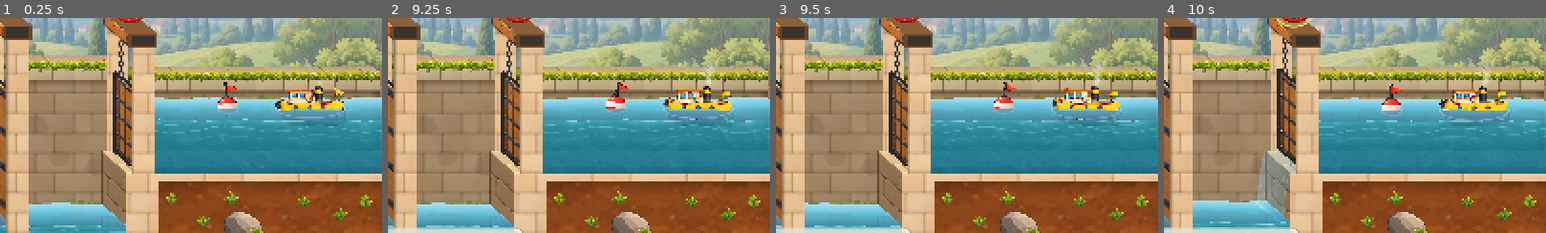
Above: before the commit, frames 1-4 (left to right).
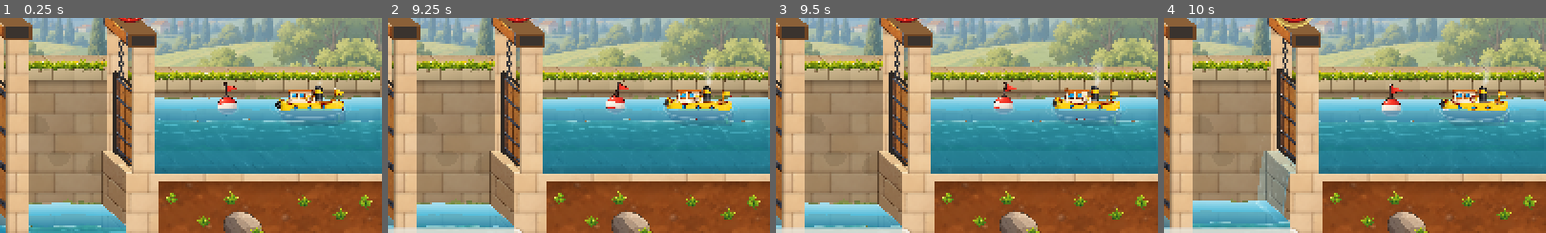
Above: after the commit, the same moments.

Repository: VincentDebaty/station
Game: Godot game, scene res://principal.tscn
Same seed, same stepped clock (60 frames per second), same inputs: the game is played once before the commit and once after it.
Inputs (mouse positions are % of the whole screen's width and height, from its top left):
- Up to frame 1 (0.25 s): no input
- Up to frame 2 (9.25 s): click (95, 92) at 0.5 s; click (5, 92) at 1.25 s; click "Valeurs de départ" at 2 s; click (95, 92) at 2.75 s; click (5, 92) at 3.52 s; click (95, 92) at 4.25 s; click (5, 92) at 5 s; click "Valeurs de départ" at 5.75 s; click "Valeurs de départ" at 6.5 s; move the mouse to (45, 70) at 7.27 s; click (45, 70) at 7.42 s; drag from (80, 65) to (45, 70) at 8.02 s; move the mouse to (20, 35) at 8.77 s; click (20, 35) at 8.92 s
- Up to frame 3 (9.5 s): no input
- Up to frame 4 (10 s): drag from (55, 50) to (20, 35) at 9.52 s
The pictures show only the part of the screen within x 40-90%, y 20-70%; the shares and areas given below are measured in that part.

Frames 1-3 are identical in both runs. In frame 4, 0.1% of the frame differs, in the area x 17-53%, y 42-97%.

Commit message:
Fin de remplissage : les deux surfaces se rejoignent sans creux
Vincent voyait toujours « un creux qui se forme sur la fin ». Reproduit en
lâchant la roue tôt (porte à peine levée), puis en partie. Trois causes :
- la surface d'amont recevait à chaque image une poussée vers le bas contre
  la porte ; au doigt maintenu, l'eau passe longtemps sous une porte à
  peine ouverte, et les poussées s'accumulaient en creux ;
- la chute poussait la surface du sas surtout vers le bas, là où elle
  tombe, même quand il ne tombait plus qu'un filet ;
- à la fin, une lame minuscule et une marche restaient entre les deux eaux.

Au doigt maintenu : plus de poussée contre la porte ; les poussées de la
chute sont symétriques et proportionnelles à sa hauteur ; sous 0,35 unité
d'écart, plus de lame — les deux surfaces se rejoignent en pente douce
sous la porte. Vérifié sur film à trois durées de maintien (1,5 s, 2,5 s,
3,5 s) et en gros plan sur la fin ; le 1-1 et le 1-2 se jouent jusqu'au
bout. La démo apprend ECLUSES_SONDE_T (sonder pendant un écoulement).

Co-Authored-By: Claude Opus 5.5 <noreply@anthropic.com>

Diff:
--- a/prototypes/ecluses-godot/canal.gd
+++ b/prototypes/ecluses-godot/canal.gd
@@ -977,11 +977,11 @@
 		# (seulement entre deux eaux presque égales : au doigt maintenu, une porte
 		# peut être levée pendant que l'eau passe ; raccordées à mi-hauteur, les
 		# deux surfaces faisaient un bloc d'eau carré contre la porte, Vincent)
-		if i > 0 and ((passages.has(i - 1) and passages[i - 1].visible_eau) or N["liaisons"][i - 1]["type"] == "libre") and not bloc_g \
-				and absf(vue_niv[i] - vue_niv[i - 1]) < 0.15:
+		if i > 0 and (((passages.has(i - 1) and passages[i - 1].visible_eau) and absf(vue_niv[i] - vue_niv[i - 1]) < 0.15) \
+				or N["liaisons"][i - 1]["type"] == "libre" or _fin_d_ecoulement(i - 1)) and not bloc_g:
 			_raccorder(bord, _jonction(i - 1), true)
-		if ((passages.has(i) and passages[i].visible_eau) or (i < gl.size() and N["liaisons"][i]["type"] == "libre")) and not bloc_d \
-				and absf(vue_niv[i] - vue_niv[i + 1]) < 0.15:
+		if (((passages.has(i) and passages[i].visible_eau) and absf(vue_niv[i] - vue_niv[i + 1]) < 0.15) \
+				or (i < gl.size() and (N["liaisons"][i]["type"] == "libre" or _fin_d_ecoulement(i)))) and not bloc_d:
 			_raccorder(bord, _jonction(i), false)
 		var sec := w.vide()
 		_maj_mouille(i, sec)
@@ -1142,6 +1142,16 @@
 func _jonction(g: int) -> float:
 	var xc := X(gl[g][0] + gl[g][1]) * 0.5
 	return (minf(eaux[g].hauteur_a(xc), eaux[g].fond_y) + minf(eaux[g + 1].hauteur_a(xc), eaux[g + 1].fond_y)) * 0.5
+
+# Au doigt maintenu, la fin d'un écoulement sous une porte ouverte : les deux
+# eaux sont presque à niveau (moins de 0,35 unité), il ne tombe plus qu'un
+# filet. Plutôt qu'une lame minuscule et une marche entre les deux surfaces
+# (« un creux qui se forme sur la fin », Vincent), les deux surfaces se
+# rejoignent en pente douce sous la porte.
+func _fin_d_ecoulement(g: int) -> bool:
+	if not debit_vu.has(g) or not portes.has(g): return false
+	var e := absf(vue_niv[g] - vue_niv[g + 1])
+	return e < 0.35 and portes[g].fente() > 2.0 and minf(vue_niv[g], vue_niv[g + 1]) > float(N["liaisons"][g]["seuil"]) + 0.05
 
 func _raccorder(bord: PackedVector2Array, y: float, debut: bool) -> void:
 	var n := bord.size()
@@ -2082,7 +2092,9 @@
 		# (Vincent : « elle reste fine alors qu'elle devrait grossir puis
 		# redevenir fine sur la fin »).
 		var dv: float = debit_vu[i]
-		var reste := clampf(tete / 0.8, 0.0, 1.0)
+		# (sous 0,35 unité d'écart, plus de lame : les surfaces se rejoignent en
+		# pente douce, _fin_d_ecoulement)
+		var reste := clampf((tete - 0.35) / 0.45, 0.0, 1.0)
 		jt.fente = jt.fente * lerpf(0.5, 1.0, dv) * reste
 		jt.force *= lerpf(0.4, 1.0, dv) * lerpf(0.4, 1.0, reste)
 		jt.origine = Vector2(bord_x, po.y_seuil - jt.fente * 0.5)
@@ -2108,8 +2120,21 @@
 	var bouillon := Reglages.v("bouillon")
 	recoit.remous = maxf(recoit.remous, jt.force * 0.6 * minf(bouillon * 2.0, 1.0))
 	if randf() < 0.5:
-		recoit.impulsion(jt.chute().x + randf_range(-0.4, 0.4) * U, randf_range(-0.6, 1.2) * jt.force * bouillon * 2.0, 22.0)
-	if not degagee: eaux[h].impulsion(x - sens * 20.0, 0.25 * jt.force * dt * 6.0, 40.0)
+		# Au doigt maintenu, la chute ne pousse la surface d'en bas qu'en
+		# proportion de l'eau qui tombe encore, et autant vers le haut que vers
+		# le bas : à la fin du remplissage, les poussées (surtout vers le bas)
+		# creusaient la surface du sas là où la lame touche, « un creux qui se
+		# forme sur la fin » (Vincent).
+		if debit_vu.has(i):
+			var chute_px := clampf((jt.surface_bas - jt.origine.y) / 40.0, 0.0, 1.0)
+			recoit.impulsion(jt.chute().x + randf_range(-0.4, 0.4) * U, randf_range(-0.7, 0.7) * jt.force * bouillon * 2.0 * chute_px, 22.0)
+		else:
+			recoit.impulsion(jt.chute().x + randf_range(-0.4, 0.4) * U, randf_range(-0.6, 1.2) * jt.force * bouillon * 2.0, 22.0)
+	# la surface d'amont se creuse un peu contre la porte — pas au doigt
+	# maintenu : l'eau y passe longtemps sous une porte à peine ouverte, les
+	# poussées s'accumulaient et la surface faisait « un creux » contre le
+	# vantail (Vincent)
+	if not degagee and not debit_vu.has(i): eaux[h].impulsion(x - sens * 20.0, 0.25 * jt.force * dt * 6.0, 40.0)
 
 # L'eau qui file par la rigole : une lame qui sort de l'entaille, du côté
 # haut, et retombe dans le bassin d'en bas ; son épaisseur suit l'eau qui
--- a/prototypes/ecluses-godot/principal.gd
+++ b/prototypes/ecluses-godot/principal.gd
@@ -1095,6 +1095,24 @@
 	await RenderingServer.frame_post_draw
 	get_viewport().get_texture().get_image().save_png(dossier.path_join(nom + ".png"))
 
+func _sonder() -> void:
+	var xy := OS.get_environment("ECLUSES_SONDE").split(",")
+	var ecran := Vector2(float(xy[0]), float(xy[1]))
+	var monde := get_viewport().get_canvas_transform().affine_inverse() * ecran
+	print("sonde ", ecran, " → monde ", monde, " niveaux ", canal.vue_niv)
+	var pile := [canal]
+	while not pile.is_empty():
+		var nd: Node = pile.pop_back()
+		for c in nd.get_children(): pile.append(c)
+		if nd is Polygon2D and nd.visible:
+			var p2: Polygon2D = nd
+			var loc := p2.get_global_transform().affine_inverse() * monde
+			if p2.polygon.size() >= 3 and Geometry2D.is_point_in_polygon(loc, p2.polygon):
+				print("  ", p2.get_path(), " couleur ", p2.color, " ", p2.polygon)
+		if nd is MeshInstance2D and nd.visible and nd is Eau:
+			var w: Eau = nd
+			if monde.x >= w.x0 and monde.x <= w.x1: print("  eau ", w.get_path(), " surface ", w.hauteur_a(monde.x), " fond ", w.fond_y, " repos ", w.repos)
+
 func _demo() -> void:
 	var oracle: Array = JSON.parse_string(FileAccess.get_file_as_string("res://oracle.json"))["parties"]
 	var solution := []
@@ -1110,21 +1128,9 @@
 	await get_tree().create_timer(1.2).timeout
 	await _photo("00-repos")
 	# ECLUSES_SONDE="x,y" (pixels de l'écran) : liste les polygones dessinés
-	# sous ce point, pour retrouver d'où vient un défaut
-	if OS.get_environment("ECLUSES_SONDE") != "":
-		var xy := OS.get_environment("ECLUSES_SONDE").split(",")
-		var ecran := Vector2(float(xy[0]), float(xy[1]))
-		var monde := get_viewport().get_canvas_transform().affine_inverse() * ecran
-		print("sonde ", ecran, " → monde ", monde)
-		var pile := [canal]
-		while not pile.is_empty():
-			var nd: Node = pile.pop_back()
-			for c in nd.get_children(): pile.append(c)
-			if nd is Polygon2D and nd.visible:
-				var p2: Polygon2D = nd
-				var loc := p2.get_global_transform().affine_inverse() * monde
-				if p2.polygon.size() >= 3 and Geometry2D.is_point_in_polygon(loc, p2.polygon):
-					print("  ", p2.get_path(), " couleur ", p2.color, " ", p2.polygon)
+	# sous ce point, pour retrouver d'où vient un défaut (ECLUSES_SONDE_T : au
+	# bout de tant de secondes après le premier coup, plutôt qu'au repos)
+	if OS.get_environment("ECLUSES_SONDE") != "" and OS.get_environment("ECLUSES_SONDE_T") == "": _sonder()
 	if OS.get_environment("ECLUSES_LISTE") != "":
 		_ouvrir_liste()
 		await get_tree().create_timer(0.3).timeout
@@ -1136,6 +1142,8 @@
 		await get_tree().create_timer(0.3).timeout
 		await _photo("00-reglages")
 		_panneau.hide()
+	if OS.get_environment("ECLUSES_SONDE_T") != "":
+		get_tree().create_timer(float(OS.get_environment("ECLUSES_SONDE_T")) + 0.5).timeout.connect(_sonder)
 	var rang := 0
 	for a in solution:
 		rang += 1
